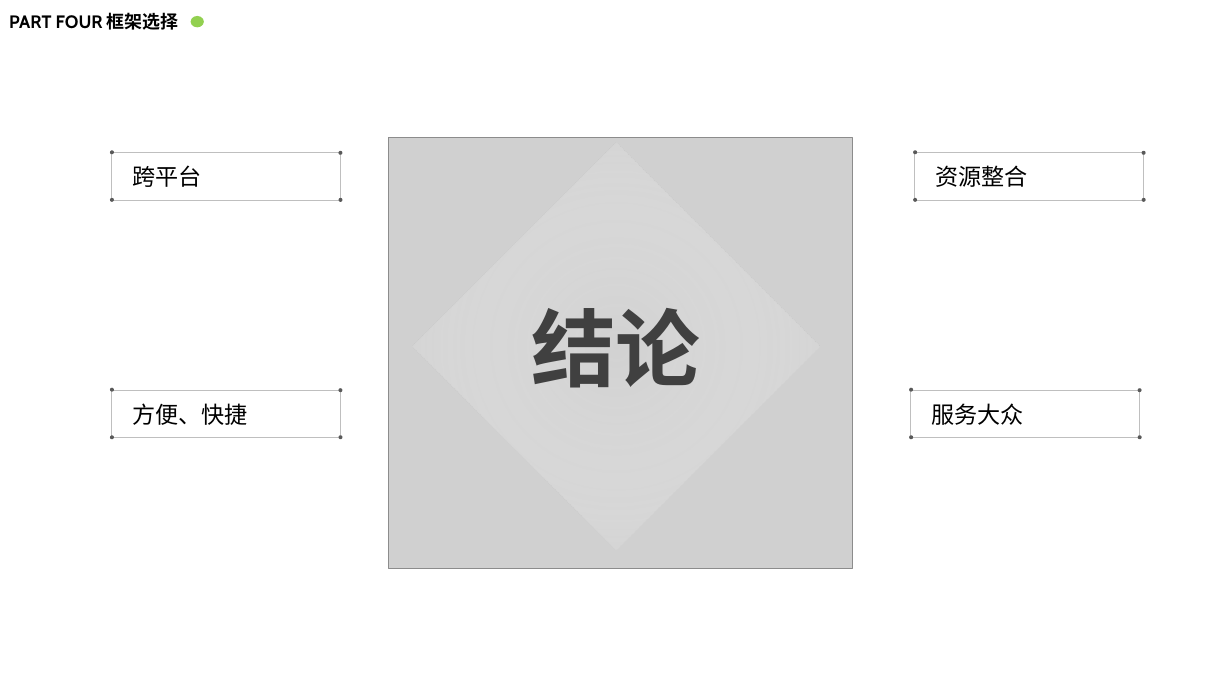
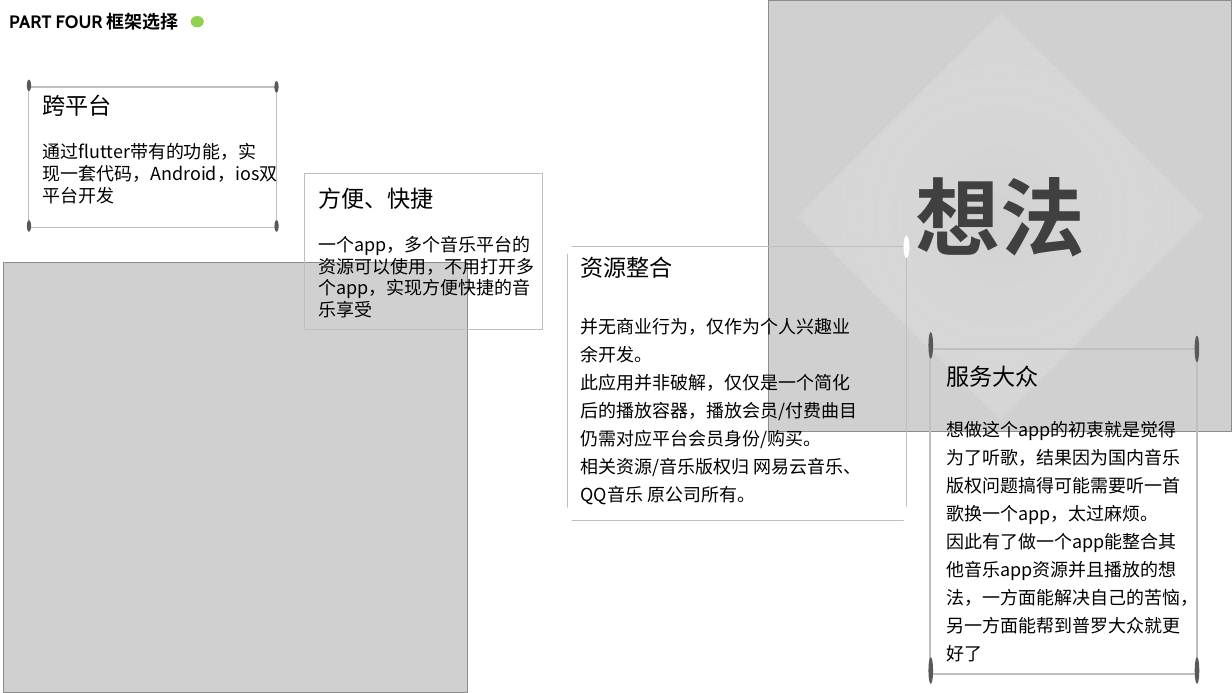
Before and after one commit to ZUCC-SE2020-2021-1-G06/Fishes_Music, a slide deck: slide 17 of ppt/SE2020-G06-小组预备作业.pptx (slide 14 before the commit). Drawn at 1232x693 pixels with LibreOffice and Linux fonts; fonts in the diff are those of the drawing; grey boxes stand for pictures. Boxes give left, top, right and bottom in pixels: in the first picture for what was removed or moved away, otherwise in the second. Text is boxed around its words. In the diff, an @@ line names an element or a change of style, - is before the commit and + after.

```diff
--- a/ppt/SE2020-G06-小组预备作业.pptx
+++ b/ppt/SE2020-G06-小组预备作业.pptx
@@ picture: place and size @@
-picture at bbox=[389, 138, 853, 568]
+picture at bbox=[769, 1, 1232, 432]
@@ diamond added at bbox=[797, 13, 1203, 420], fill gradient #FAFAFA to #D7D7D7 to #E4E4E4, 66 pt, text #404040, bold @@
+想法
@@ ellipse: place and size @@
-ellipse at bbox=[110, 151, 114, 154]
+ellipse at bbox=[27, 79, 31, 91]
@@ rectangle: place and size @@
-rectangle at bbox=[111, 152, 340, 201]
+rectangle at bbox=[29, 87, 277, 227]
@@ text "跨平台": place and size @@
-text "跨平台" at bbox=[132, 165, 201, 187]
+text "跨平台" at bbox=[42, 94, 277, 186]
@@ ellipse: place and size @@
-ellipse at bbox=[338, 151, 342, 154]
+ellipse at bbox=[274, 81, 279, 93]
@@ text at bbox=[42, 143, 277, 186]: paragraphs added @@
+通过flutter带有的功能，实
+现一套代码，Android，ios双平台开发
@@ diamond removed at bbox=[413, 143, 820, 550] @@
-结论
@@ rectangle: place and size @@
-rectangle at bbox=[111, 390, 340, 438]
+rectangle at bbox=[304, 174, 543, 330]
@@ text "方便、快捷": place and size @@
-text "方便、快捷" at bbox=[132, 403, 247, 425]
+text "方便、快捷" at bbox=[318, 187, 534, 318]
@@ ellipse: place and size @@
-ellipse at bbox=[110, 198, 114, 201]
+ellipse at bbox=[27, 220, 31, 232]
@@ ellipse: place and size @@
-ellipse at bbox=[338, 198, 342, 201]
+ellipse at bbox=[274, 220, 279, 232]
@@ text at bbox=[318, 236, 534, 318]: paragraphs added @@
+一个app，多个音乐平台的
+资源可以使用，不用打开多
+个app，实现方便快捷的音
+乐享受
@@ ellipse: place and size @@
-ellipse at bbox=[913, 151, 917, 154]
+ellipse at bbox=[566, 233, 571, 255]
@@ fill #595959 to #FFFFFF in 4 elements at bbox=[566, 233, 571, 255], bbox=[566, 506, 571, 529], bbox=[904, 506, 909, 529], bbox=[904, 236, 909, 258] @@
@@ ellipse: place and size @@
-ellipse at bbox=[1142, 151, 1146, 154]
+ellipse at bbox=[904, 236, 909, 258]
@@ picture added at bbox=[4, 262, 467, 693] @@
@@ rectangle: place and size @@
-rectangle at bbox=[915, 152, 1144, 201]
+rectangle at bbox=[567, 247, 907, 520]
@@ text "资源整合": place and size @@
-text "资源整合" at bbox=[935, 165, 1027, 187]
+text "资源整合" at bbox=[581, 256, 862, 505]
@@ text at bbox=[581, 315, 862, 505]: paragraphs added @@
+并无商业行为，仅作为个人兴趣业
+余开发。
+此应用并非破解，仅仅是一个简化
+后的播放容器，播放会员/付费曲目
+仍需对应平台会员身份/购买。
+相关资源/音乐版权归 网易云音乐、
+QQ音乐 原公司所有。
@@ ellipse: place and size @@
-ellipse at bbox=[909, 388, 913, 392]
+ellipse at bbox=[929, 332, 933, 359]
@@ rectangle: place and size @@
-rectangle at bbox=[910, 390, 1140, 438]
+rectangle at bbox=[930, 349, 1197, 675]
@@ text "服务大众": place and size @@
-text "服务大众" at bbox=[931, 403, 1023, 425]
+text "服务大众" at bbox=[946, 365, 1198, 662]
@@ ellipse: place and size @@
-ellipse at bbox=[1138, 388, 1141, 392]
+ellipse at bbox=[1195, 335, 1200, 362]
@@ group removed at bbox=[110, 388, 342, 439]: 4 ellipses @@
@@ text at bbox=[946, 421, 1198, 662]: paragraphs added @@
+想做这个app的初衷就是觉得
+为了听歌，结果因为国内音乐
+版权问题搞得可能需要听一首
+歌换一个app，太过麻烦。
+因此有了做一个app能整合其他音乐app资源并且播放的想法，一方面能解决自己的苦恼，另一方面能帮到普罗大众就更好了
@@ ellipse: place and size @@
-ellipse at bbox=[913, 198, 917, 201]
+ellipse at bbox=[566, 506, 571, 529]
@@ ellipse: place and size @@
-ellipse at bbox=[1142, 198, 1146, 201]
+ellipse at bbox=[904, 506, 909, 529]
@@ ellipse: place and size @@
-ellipse at bbox=[909, 435, 913, 439]
+ellipse at bbox=[929, 657, 933, 684]
@@ ellipse: place and size @@
-ellipse at bbox=[1138, 435, 1141, 439]
+ellipse at bbox=[1195, 657, 1200, 684]
```
Also in this commit, not shown: 4 other slides changed, 3 slides added.
